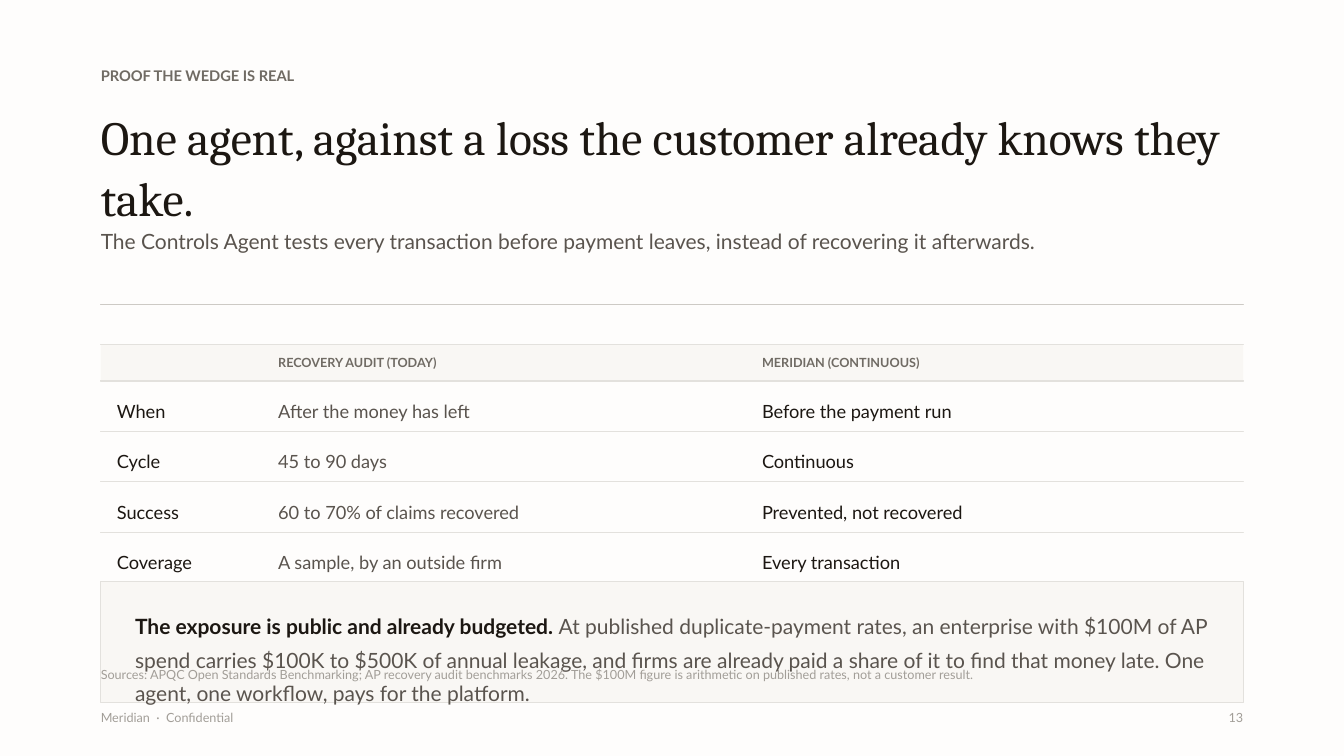
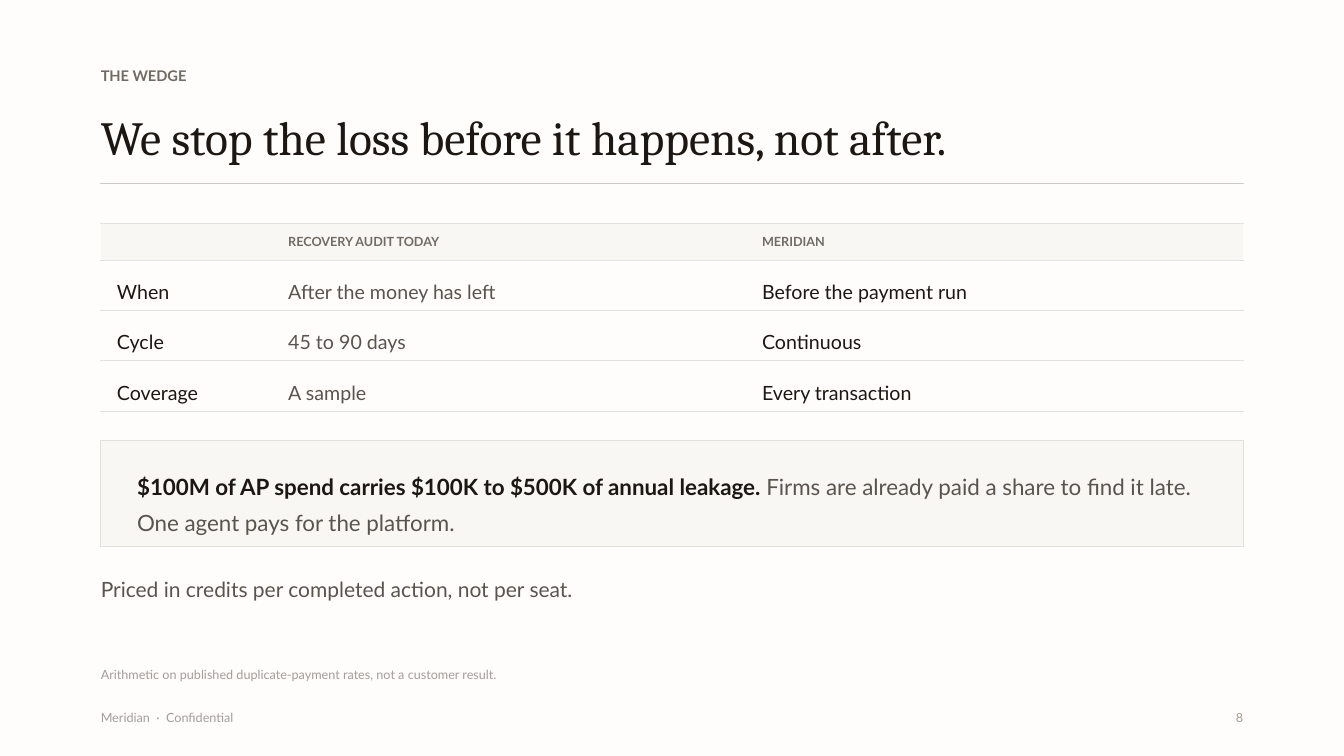
Before and after one commit to alessoh/enterprise-hr-finance, a slide deck: slide 8 of Meridian-Investor-Deck.pptx (slide 13 before the commit). Drawn at 1344x756 pixels with LibreOffice and Linux fonts; fonts in the diff are those of the drawing. Boxes give left, top, right and bottom in pixels: in the first picture for what was removed or moved away, otherwise in the second. Text is boxed around its words. In the diff, an @@ line names an element or a change of style, - is before the commit and + after.

```diff
--- a/Meridian-Investor-Deck.pptx
+++ b/Meridian-Investor-Deck.pptx
@@ text at (101, 70, 187, 81): text changed @@
-PROOF THE WEDGE IS REAL
+THE WEDGE
@@ text removed at (101, 122, 1219, 217) @@
-One agent, against a loss the customer already knows they take.
@@ text added at (101, 121, 946, 165), 34 pt, text #1C1712 @@
+We stop the loss before it happens, not after.
@@ 2 texts, 2 rectangles: place and size @@
-2 texts, 2 rectangles at (101, 304, 1243, 468)
+2 texts, 2 rectangles at (101, 184, 1243, 349)
@@ rectangle: place and size @@
-rectangle at (101, 532, 1243, 532)
+rectangle at (101, 224, 1243, 224)
@@ text removed at (101, 233, 1035, 253) @@
-The Controls Agent tests every transaction before payment leaves, instead of recovering it afterwards.
@@ text at (288, 237, 440, 246): text changed @@
-RECOVERY AUDIT (TODAY)
+RECOVERY AUDIT TODAY
@@ text at (762, 237, 825, 246): text changed @@
-MERIDIAN (CONTINUOUS)
+MERIDIAN
@@ rectangle: place and size @@
-rectangle at (101, 583, 1243, 583)
+rectangle at (101, 260, 1243, 260)
@@ text "When": place and size @@
-text "When" at (117, 404, 166, 418)
+text "When" at (117, 284, 170, 299)
@@ text "After the money has left": place and size @@
-text "After the money has left" at (278, 404, 470, 421)
+text "After the money has left" at (288, 284, 495, 303)
@@ rectangle: place and size @@
-rectangle at (101, 381, 1243, 381)
+rectangle at (101, 311, 1243, 311)
@@ text "Cycle": place and size @@
-text "Cycle" at (117, 454, 160, 471)
+text "Cycle" at (117, 334, 164, 353)
@@ text "45 to 90 days": place and size @@
-text "45 to 90 days" at (278, 454, 387, 471)
+text "45 to 90 days" at (288, 334, 406, 353)
@@ rectangle: place and size @@
-rectangle at (101, 345, 1243, 345)
+rectangle at (101, 361, 1243, 361)
@@ size 13 to 14 pt in 8 elements at (762, 284, 967, 303), (762, 334, 861, 349), (288, 284, 495, 303), (288, 334, 406, 353), (117, 284, 170, 299), (117, 334, 164, 353), (762, 385, 912, 404), (117, 385, 198, 404) @@
@@ text "Coverage": place and size @@
-text "Coverage" at (117, 556, 192, 573)
+text "Coverage" at (117, 385, 198, 404)
@@ text added at (288, 385, 366, 404), 14 pt, text #5A544E @@
+A sample
@@ text "Every transaction": place and size @@
-text "Every transaction" at (762, 555, 900, 572)
+text "Every transaction" at (762, 385, 912, 404)
@@ rectangle: place and size @@
-rectangle at (101, 432, 1243, 432)
+rectangle at (101, 411, 1243, 411)
@@ rectangle: place and size @@
-rectangle at (101, 482, 1243, 482)
+rectangle at (101, 441, 1243, 546)
@@ rectangle at (101, 441, 1243, 546): fill none to #F9F7F4 @@
@@ text at (137, 476, 1191, 535): text changed; size 15 to 16 pt @@
-The exposure is public and already budgeted. At published duplicate-payment rates, an enterprise with $100M of AP spend carries $100K to $500K of annual leakage, and firms are already paid a share of it to find that money late. One agent, one workflow, pays for the platform.
+$100M of AP spend carries $100K to $500K of annual leakage. Firms are already paid a share to find it late. One agent pays for the platform.
@@ text removed at (117, 506, 179, 519) @@
-Success
@@ text removed at (278, 505, 519, 519) @@
-60 to 70% of claims recovered
@@ text removed at (762, 505, 962, 522) @@
-Prevented, not recovered
@@ text removed at (278, 555, 502, 572) @@
-A sample, by an outside firm
@@ rectangle removed at (101, 582, 1243, 703) @@
@@ text added at (101, 581, 573, 601), 15 pt, text #5A544E @@
+Priced in credits per completed action, not per seat.
@@ text at (101, 670, 496, 681): text changed @@
-Sources: APQC Open Standards Benchmarking; AP recovery audit benchmarks 2026. The $100M figure is arithmetic on published rates, not a customer result.
+Arithmetic on published duplicate-payment rates, not a customer result.
@@ text at (1236, 713, 1243, 722): text changed @@
-13
+8
```
Also in this commit, not shown: 8 other slides changed, 1 slide added, 13 slides removed, 1 other file.
